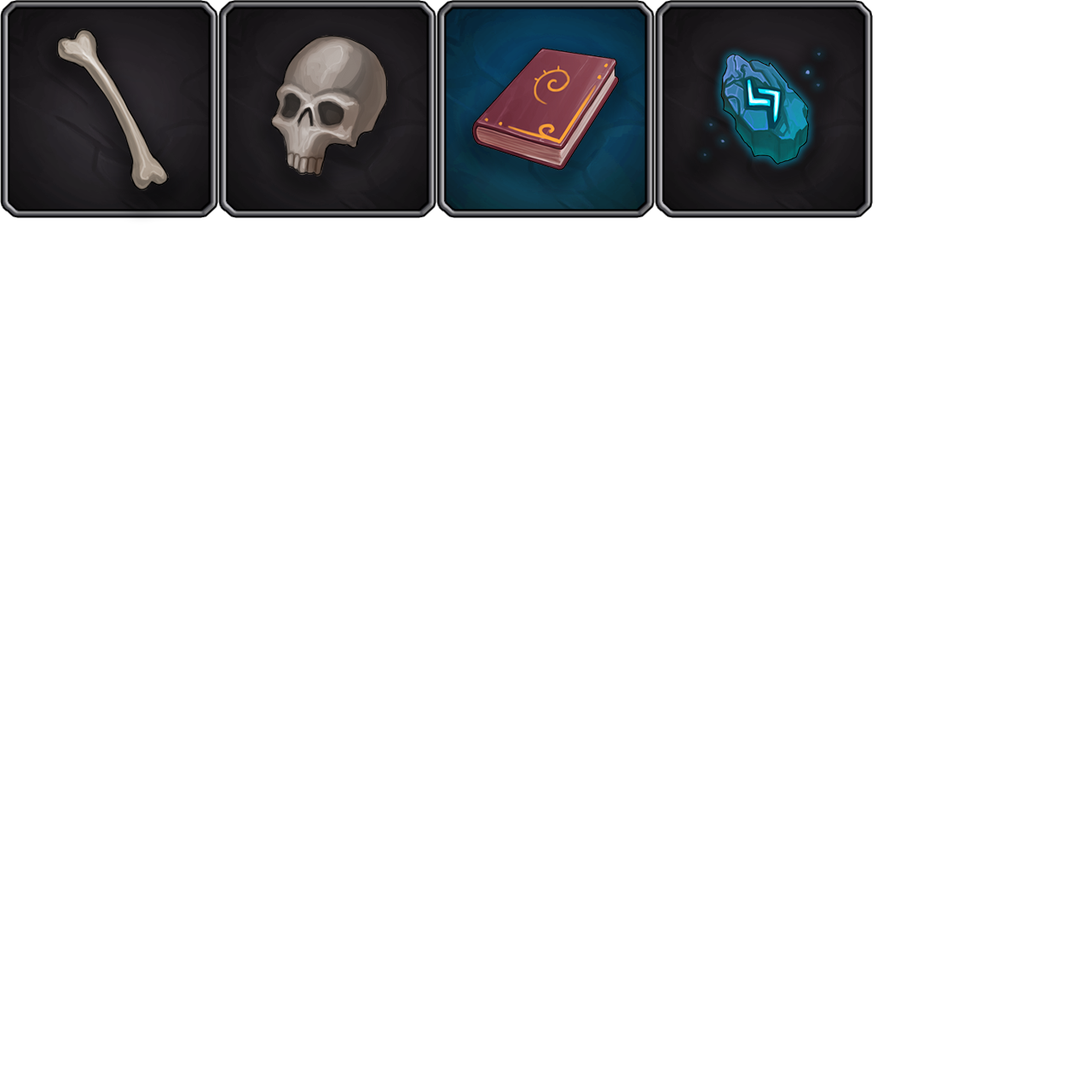
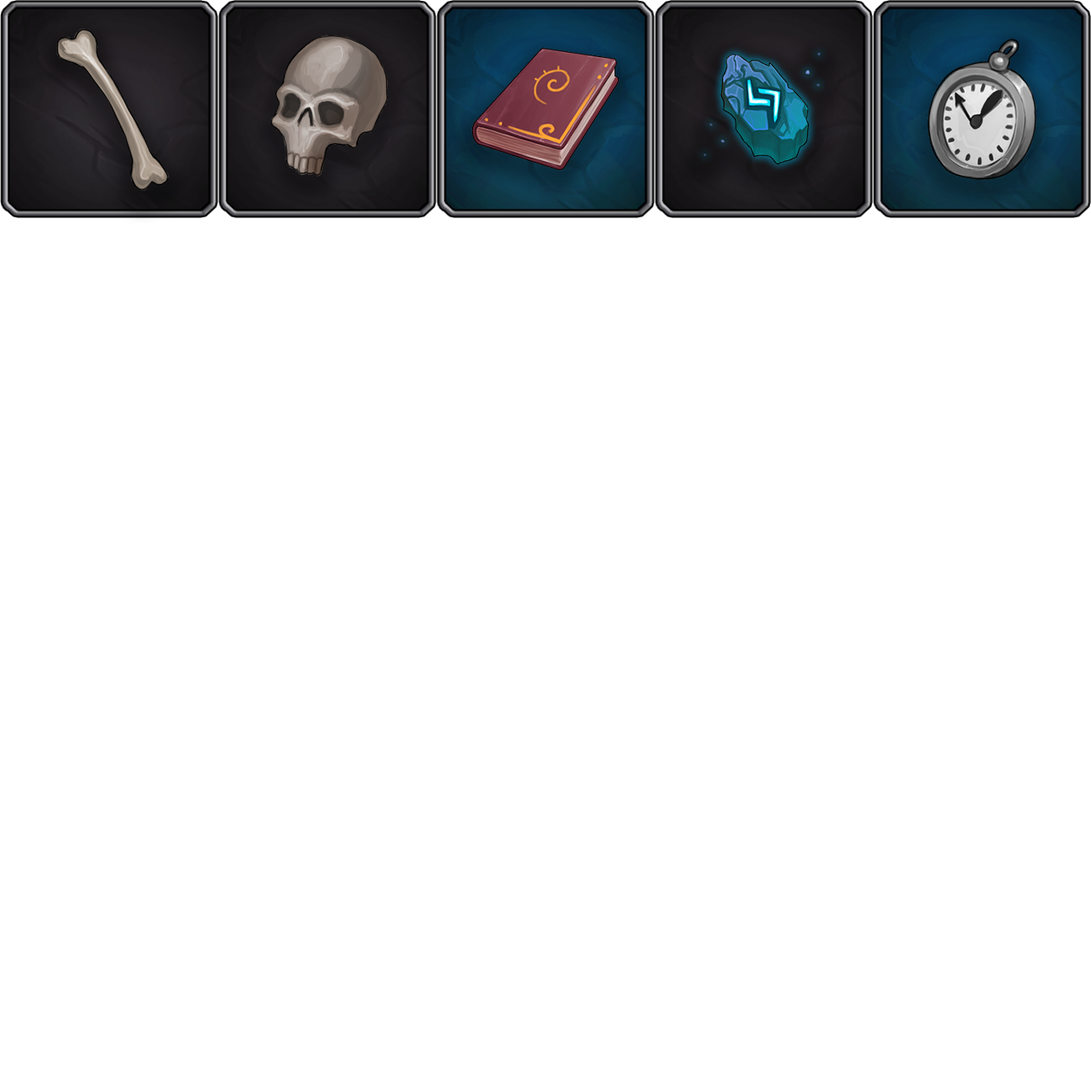
Layered file, before and after one edit (1091 x 1091). Changes by layer:
added group "Watch" with 1 layers above "RareBackground copy" over [926, 37, 1039, 182]
added layer "Quest_118" in group "Watch" over [926, 37, 1039, 182]
added layer "RareBackground copy" over [873, 0, 1091, 219]
